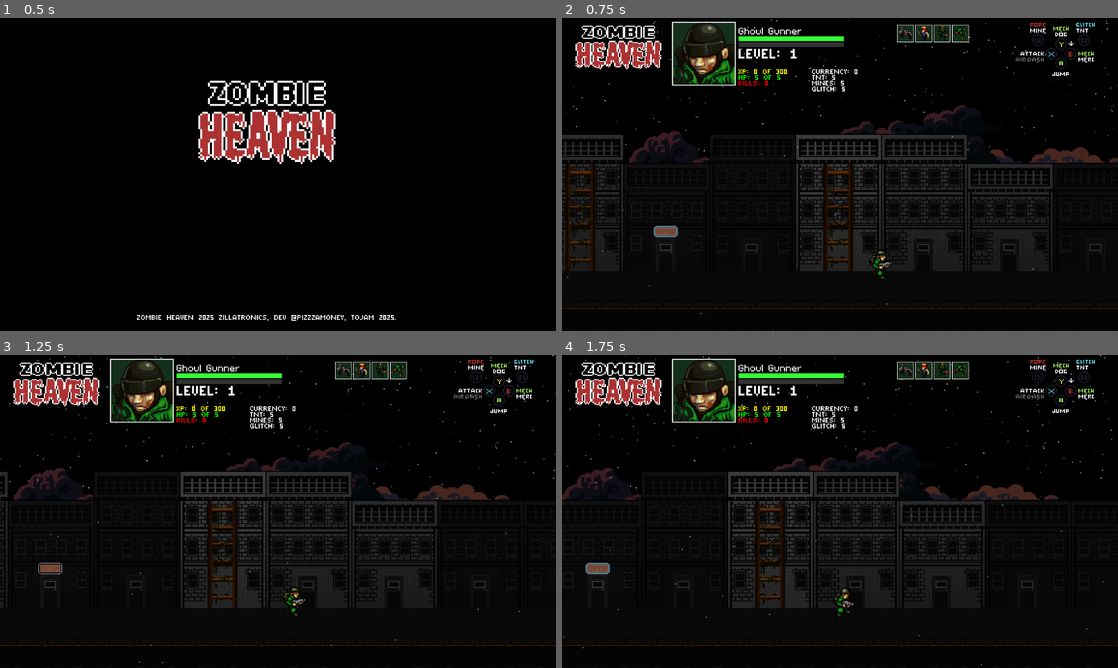
Above: before the commit, frames 1-4 (two rows, left to right).
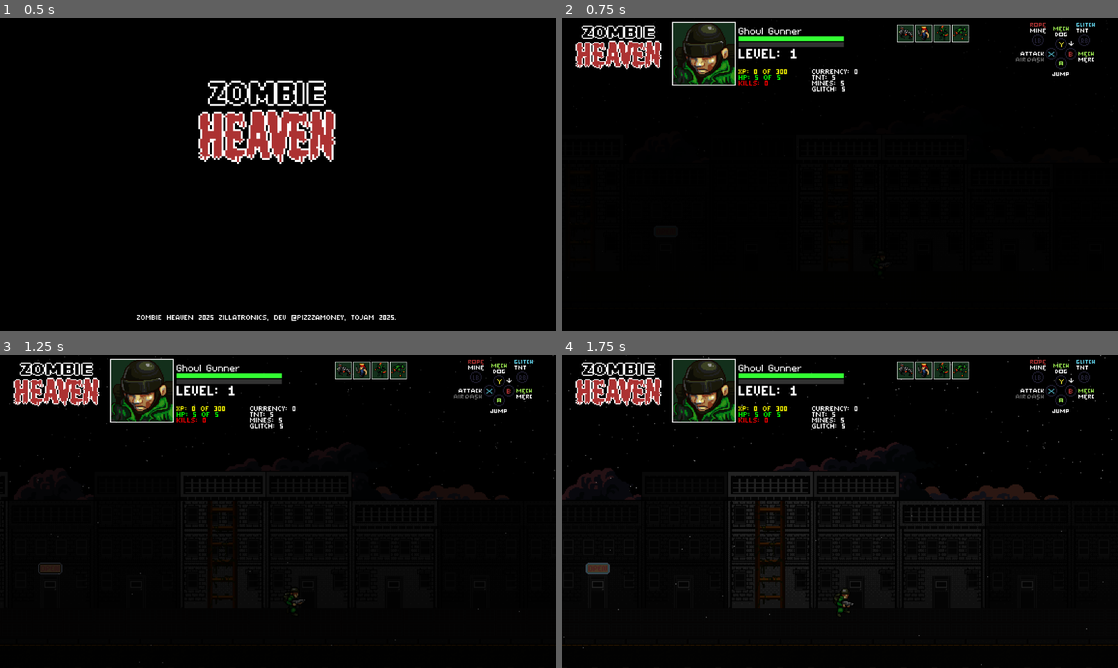
Above: after the commit, the same moments.

Repository: Tekknobot/ZombieSlug
Game: Godot game, scene res://Scenes/Titlescreen.tscn
The game is run twice, just before and just after one commit, with the same random seed, the same clock (stepped at 60 frames per second) and the same inputs.
Inputs:
- Up to frame 1 (0.5 s): no input
- Up to frame 2 (0.75 s): tap Enter (ui_accept) at 0.5 s; hold Right (ui_right) from 0.53 s (still down)
- Up to frame 3 (1.25 s): keep holding Right (ui_right); tap Enter (ui_accept) at 0.77 s
- Up to frame 4 (1.75 s): release Right (ui_right) at 1.28 s; hold Down (ui_down) from 1.28 s (still down); tap Enter (ui_accept) at 1.52 s

Frame 1 is identical in both runs. In frame 2, 10% of the frame differs, in the area x 0-100%, y 0-100%; in frame 3, 5.9%; in frame 4, 1.0%.

Commit message:
Fallback to two sidwalks.

Diff:
--- a/Scenes/Main.tscn
+++ b/Scenes/Main.tscn
@@ -112,7 +112,6 @@
 [node name="Level" type="Node2D"]
 
 [node name="Fader" type="CanvasLayer" parent="."]
-visible = false
 scale = Vector2(2, 2)
 transform = Transform2D(2, 0, 0, 2, 0, 0)
 script = ExtResource("2_5s4qg")
--- a/Scenes/Sprites/zombie.tscn
+++ b/Scenes/Sprites/zombie.tscn
@@ -246,6 +246,3 @@
 offset_bottom = -35.0
 theme_override_fonts/font = ExtResource("45_r0rwi")
 text = "3HP"
-
-[node name="GroundCheck" type="RayCast2D" parent="."]
-target_position = Vector2(0, 8)
